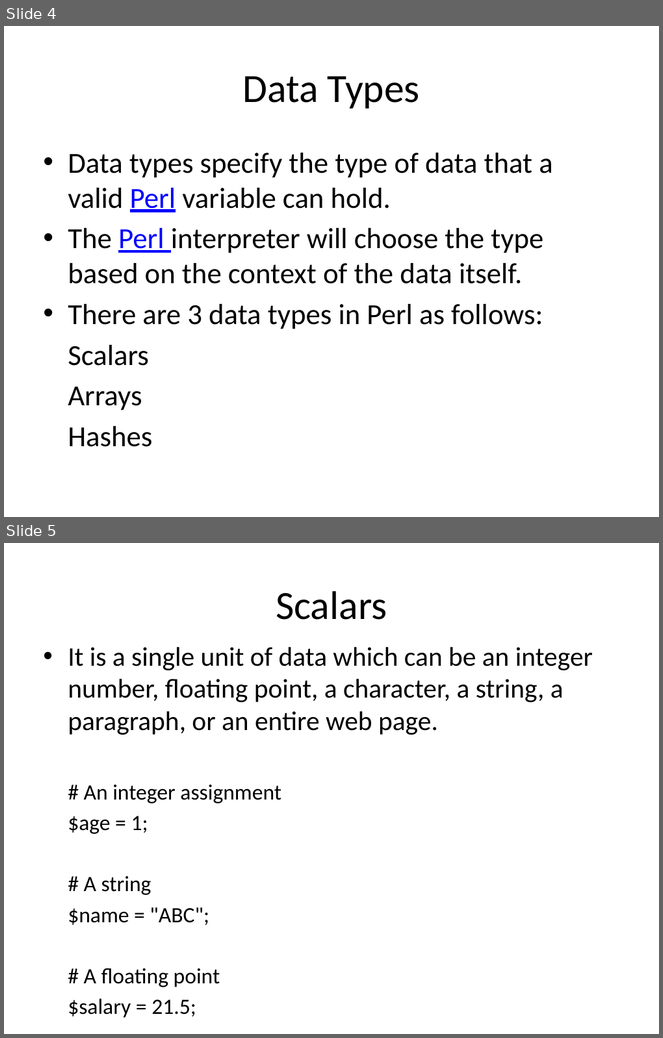
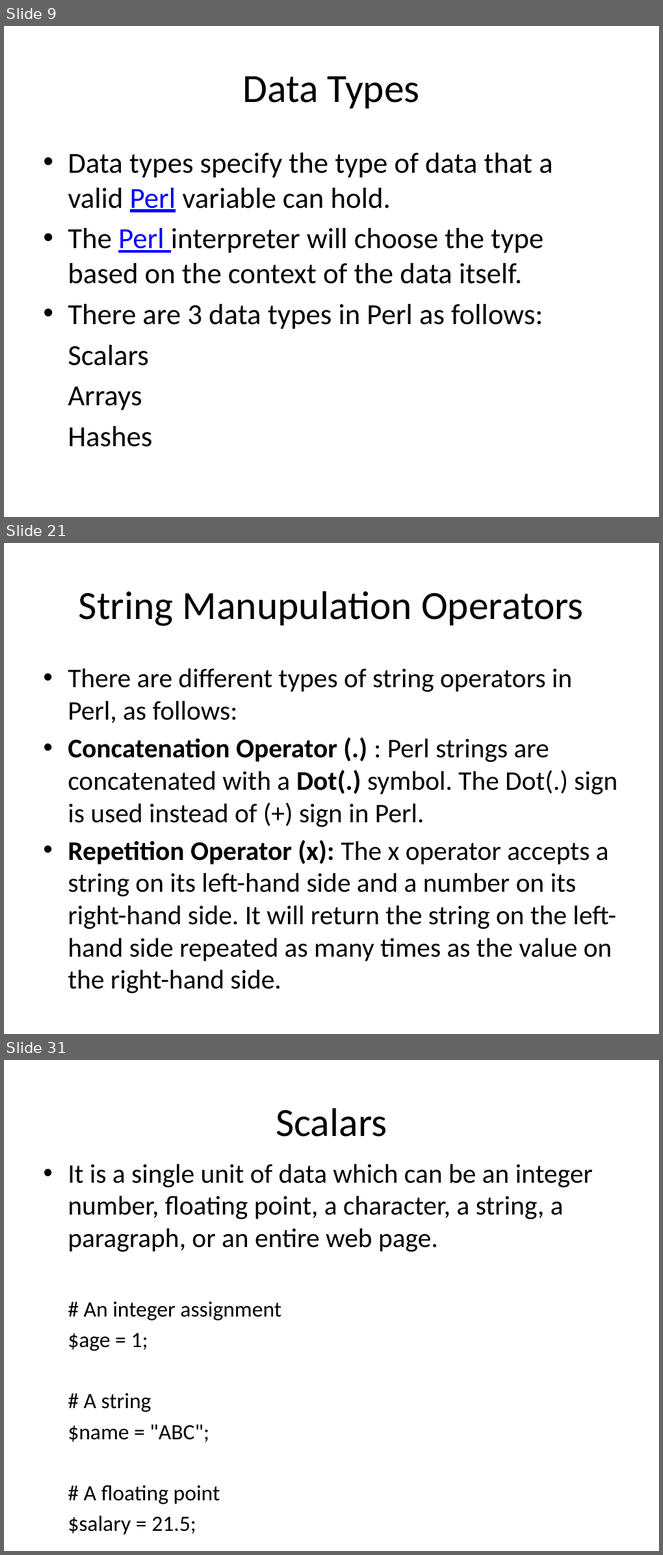
Before and after one commit to srivalli-project/BI_Team_Status, a slide deck: Santhoshi/PerlBasics.pptx. Shown one above the other, each under a label of ours: slides 4 and 5 before the commit, slides 9, 21 and 31 after it; the slides between them are not shown. The pictures are 663x1038 and 663x1555 pixels, drawn with LibreOffice and Linux fonts; fonts in the diff are those of the drawing. Boxes give left, top, right and bottom in pixels: in the first picture for what was removed or moved away, otherwise in the second. Text is boxed around its words. In the diff, an @@ line names an element or a change of style, - is before the commit and + after.

```diff
--- a/Santhoshi/PerlBasics.pptx
+++ b/Santhoshi/PerlBasics.pptx
@@ slide 21 added at (x1=4, y1=543, x2=659, y2=1034), background #FFFFFF @@
@@ title added at (x1=79, y1=591, x2=584, y2=626), 44 pt, text #000000 @@
+String Manupulation Operators
@@ text added at (x1=68, y1=668, x2=618, y2=993), 29.6 pt, text #000000 @@
+• There are different types of string operators in Perl, as follows:
+• Concatenation Operator (.) : Perl strings are concatenated with a Dot(.) symbol. The Dot(.) sign is used instead of (+) sign in Perl.
+• Repetition Operator (x): The x operator accepts a string on its left-hand side and a number on its right-hand side. It will return the string on the left-hand side repeated as many times as the value on the right-hand side.
@@ what was slide 4 is now slide 9 @@
@@ what was slide 5 is now slide 31 @@
```
Also in this commit, not shown: 25 other slides added, 7 other files.
